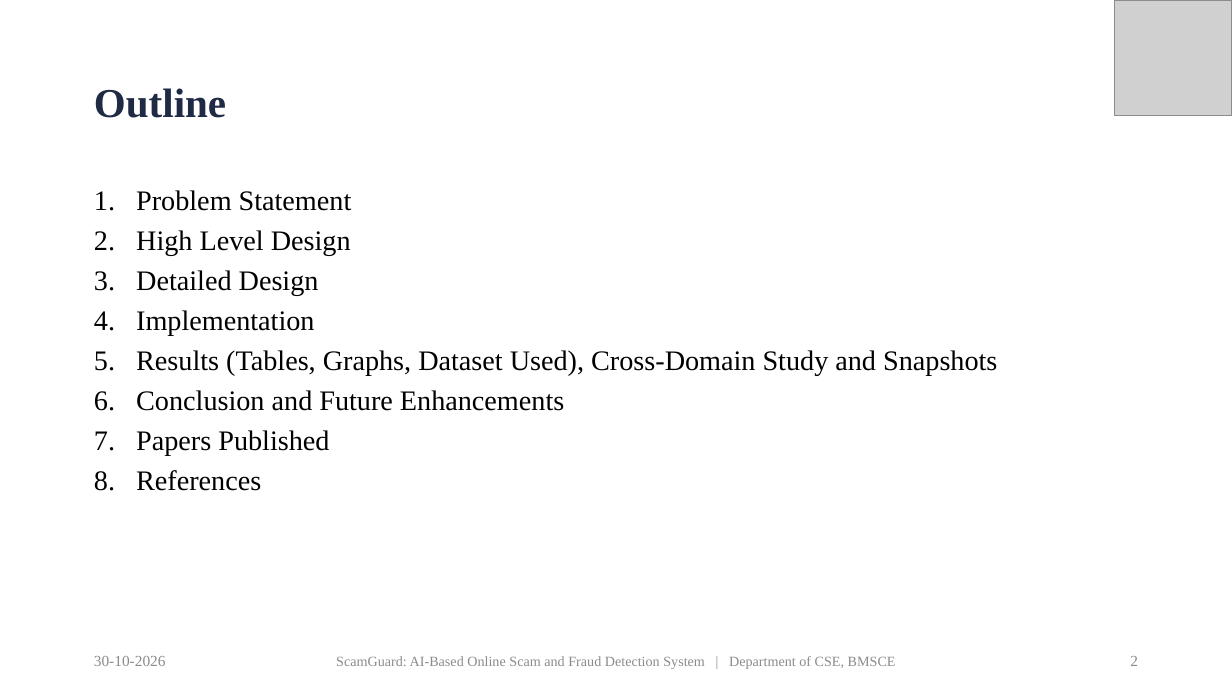
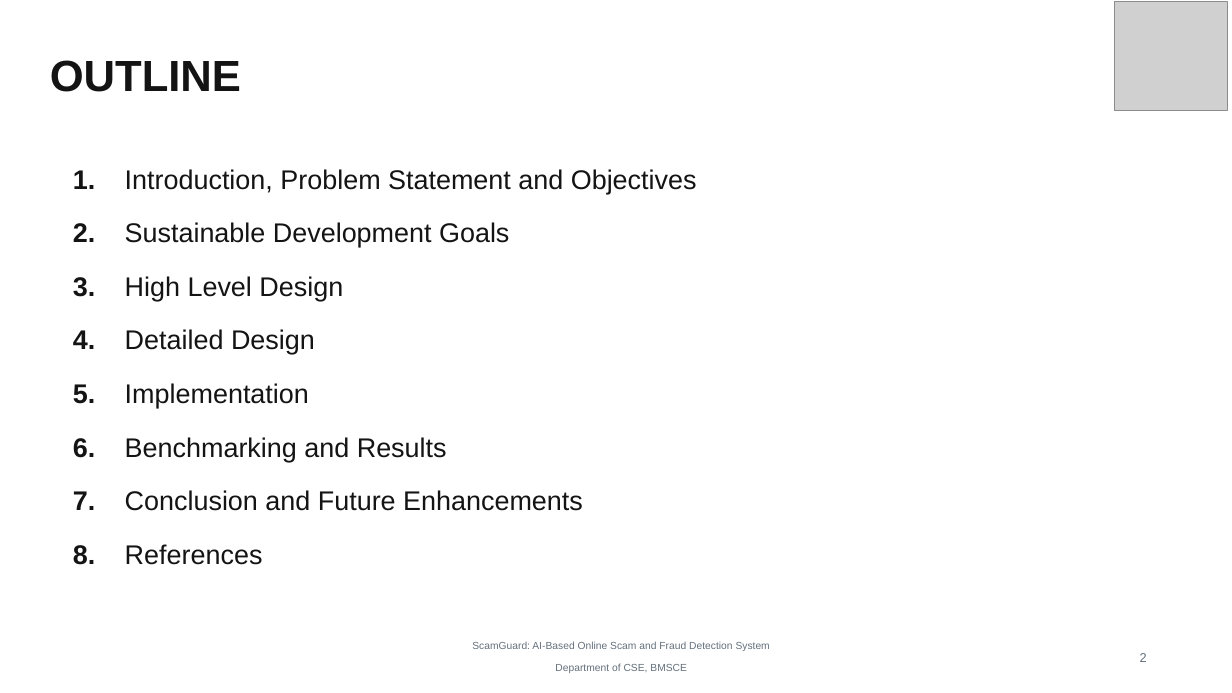
Before and after one commit to priyamthakur275/ScamGuard-AI, a slide deck: slide 2 of docs/presentation/ScamGuard_Final_Presentation.pptx. Drawn at 1232x693 pixels with LibreOffice and Linux fonts; fonts in the diff are those of the drawing; grey boxes stand for pictures. Boxes give left, top, right and bottom in pixels: in the first picture for what was removed or moved away, otherwise in the second. Text is boxed around its words. In the diff, an @@ line names an element or a change of style, - is before the commit and + after.

Commit message:
Restructure project report and presentation to the department format

```diff
--- a/docs/presentation/ScamGuard_Final_Presentation.pptx
+++ b/docs/presentation/ScamGuard_Final_Presentation.pptx
@@ picture: place and size @@
-picture at (1115, 0, 1232, 116)
+picture at (1115, 2, 1227, 111)
@@ text at (50, 60, 241, 92): text changed; size 32 to 34 pt; font Times New Roman to Arial; text colour #1F2A44 to #141414 @@
-Outline
+OUTLINE
@@ text added at (73, 170, 95, 189), 21 pt, text #141414, bold @@
+1.
@@ text added at (125, 169, 697, 194), 21 pt, text #141414 @@
+Introduction, Problem Statement and Objectives
@@ text removed at (94, 190, 997, 491) @@
-1. Problem Statement
-2. High Level Design
-3. Detailed Design
-4. Implementation
-5. Results (Tables, Graphs, Dataset Used), Cross-Domain Study and Snapshots
-6. Conclusion and Future Enhancements
-7. Papers Published
-8. References
@@ text added at (73, 223, 95, 242), 21 pt, text #141414, bold @@
+2.
@@ text added at (125, 222, 509, 247), 21 pt, text #141414 @@
+Sustainable Development Goals
@@ text added at (73, 277, 95, 297), 21 pt, text #141414, bold @@
+3.
@@ text added at (125, 276, 343, 301), 21 pt, text #141414 @@
+High Level Design
@@ text added at (125, 329, 315, 354), 21 pt, text #141414 @@
+Detailed Design
@@ text added at (73, 330, 95, 349), 21 pt, text #141414, bold @@
+4.
@@ text added at (73, 384, 95, 404), 21 pt, text #141414, bold @@
+5.
@@ text added at (125, 383, 309, 408), 21 pt, text #141414 @@
+Implementation
@@ text added at (73, 438, 95, 458), 21 pt, text #141414, bold @@
+6.
@@ text added at (125, 437, 447, 462), 21 pt, text #141414 @@
+Benchmarking and Results
@@ text added at (73, 491, 95, 510), 21 pt, text #141414, bold @@
+7.
@@ text added at (125, 490, 583, 511), 21 pt, text #141414 @@
+Conclusion and Future Enhancements
@@ text added at (73, 545, 95, 565), 21 pt, text #141414, bold @@
+8.
@@ text added at (125, 544, 263, 565), 21 pt, text #141414 @@
+References
@@ text removed at (94, 656, 166, 666) @@
-30-10-2026
@@ text at (472, 641, 770, 673): text changed; size 11 to 8 pt; font Times New Roman to Arial; text colour #8C8C8C to #64707C @@
-ScamGuard: AI-Based Online Scam and Fraud Detection System | Department of CSE, BMSCE
+ScamGuard: AI-Based Online Scam and Fraud Detection System
+Department of CSE, BMSCE
@@ text "2" at (1140, 653, 1147, 662): size 12 to 10 pt, font Times New Roman to Arial, text colour #8C8C8C to #64707C; line spacing 1 to 1.08 @@
```
Also in this commit, not shown: 5 other slides changed, 11 slides added, 23 slides removed, 51 other files.
